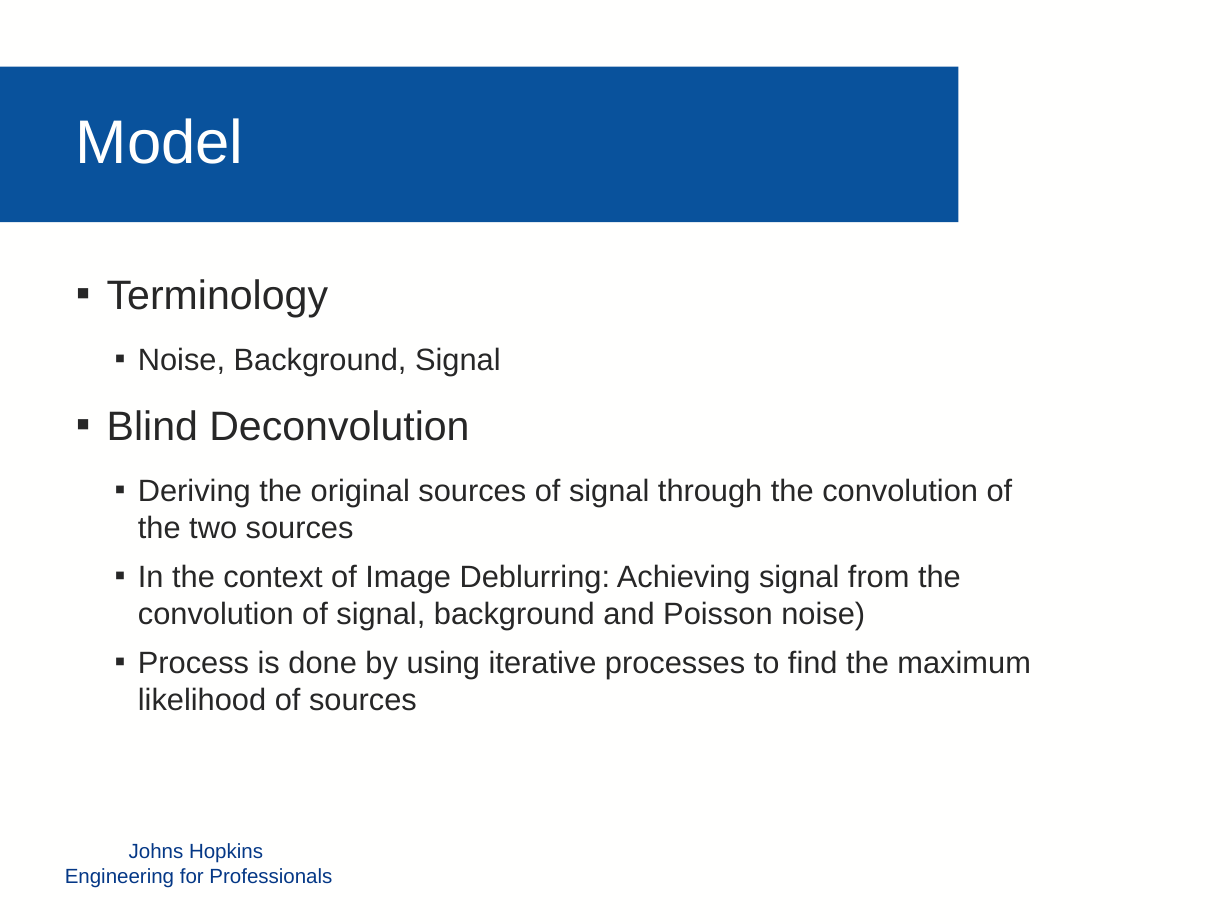
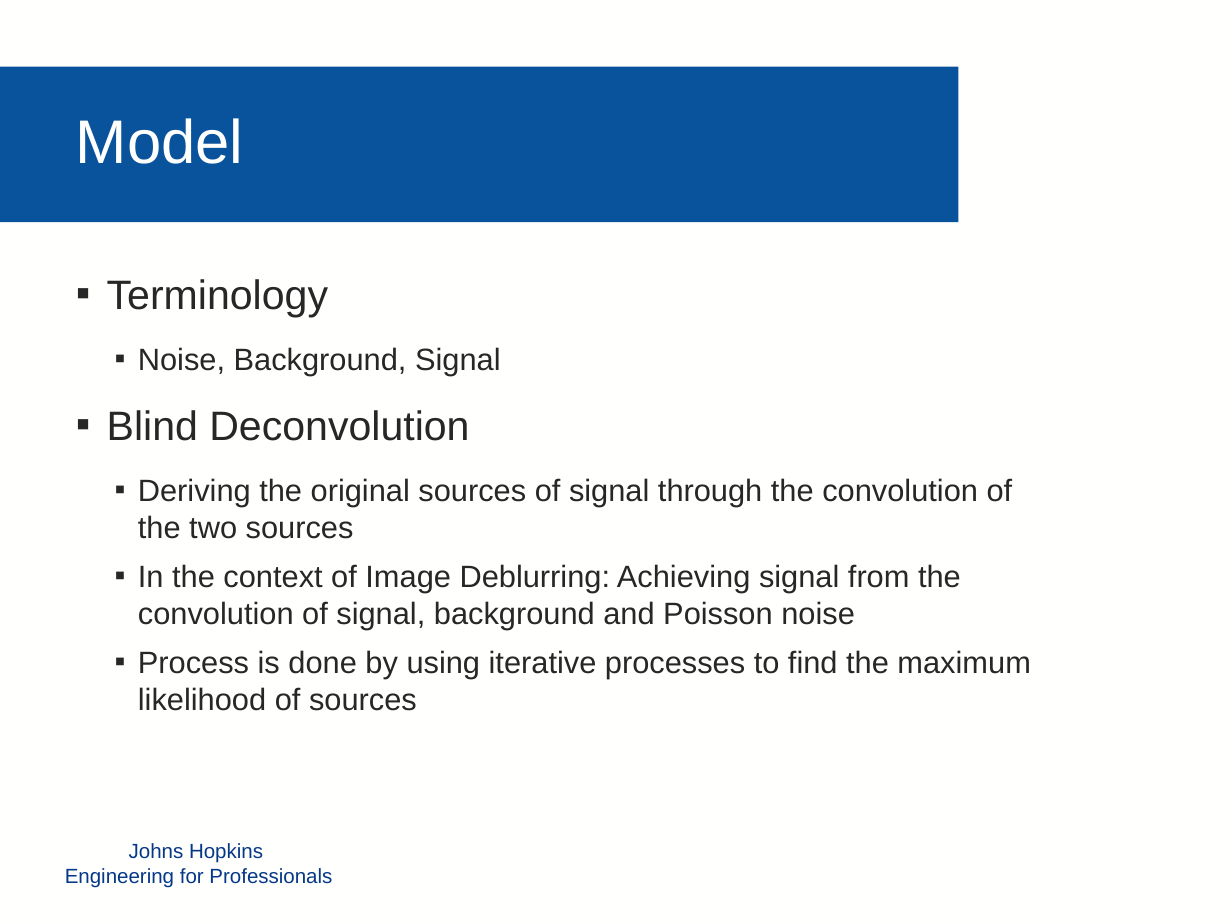
Before and after one commit to mollyn/matrixTheoryProject, a slide deck: slide 4 of Diederich_Grassi_Nichols_PPT.pptx. Drawn at 1232x924 pixels with LibreOffice and Linux fonts; fonts in the diff are those of the drawing; background and template pictures are left out. Boxes give left, top, right and bottom in pixels: in the first picture for what was removed or moved away, otherwise in the second. Text is boxed around its words. In the diff, an @@ line names an element or a change of style, - is before the commit and + after.

Commit message:
add pictures and slight change to ppt
add pics and slight change to ppt

```diff
--- a/Diederich_Grassi_Nichols_PPT.pptx
+++ b/Diederich_Grassi_Nichols_PPT.pptx
@@ text at [138,564,961,629]: text changed @@
-  ▪ In the context of Image Deblurring: Achieving signal from the convolution of signal, background and Poisson noise)
+  ▪ In the context of Image Deblurring: Achieving signal from the convolution of signal, background and Poisson noise
```
Also in this commit, not shown: 2 other files.
